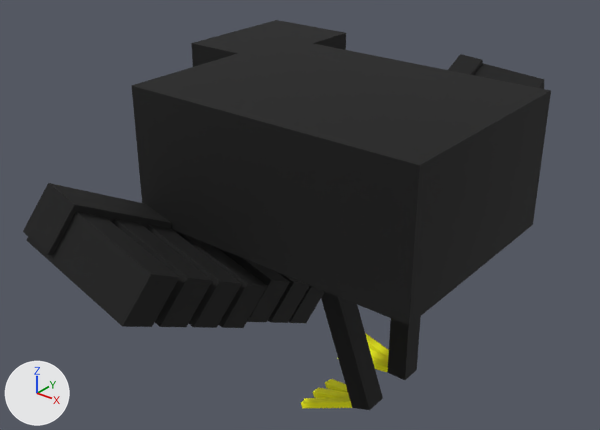
One commit to the FBX model GameTemplate/Game/Assets/modelData/karasu/karasuu.fbx: the scene before it, then after it.
One viewpoint serves both versions: a camera (50 mm lens) standing at (1.008, -1.636, 1.012) and looking at (-0.246, -0.067, 0.039). Arrows for +X, +Y and +Z are at lower left; the lights stay in place. Where no turn or scale is listed for an object, it has been applied to the vertices.
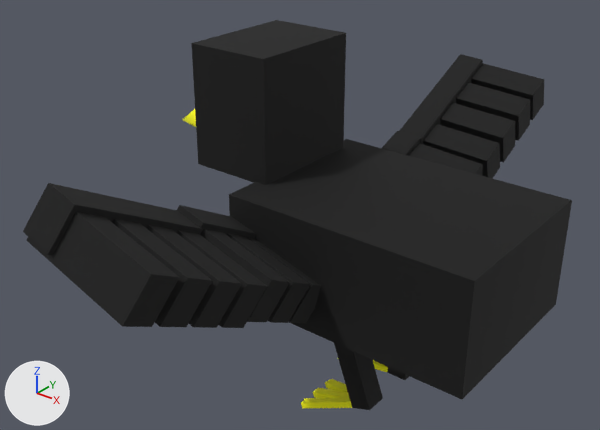
The change, as JSON lines over the scene's bpy script:
```json
{"op": "set", "path": "ob_box001.location", "old": "(0.057, -0.32, 0.212)", "new": "(0.031, -0.023, -0.144)"}
```

Where the change shows, as pixel boxes [x1, y1, x2, y2] in the pictures (600 x 430 px):
```json
{"object": "Box001", "change": "moved", "before": [132, 39, 551, 325], "after": [229, 139, 572, 399]}
{"object": "Box002", "change": "unchanged, uncovered by the edit", "before": [191, 20, 346, 67], "after": [191, 20, 346, 185]}
{"object": "Box036", "change": "unchanged, uncovered by the edit", "before": [448, 54, 483, 75], "after": [400, 54, 483, 145]}
{"object": "Box035", "change": "unchanged, uncovered by the edit", "after": [440, 103, 515, 163]}
{"object": "Box039", "change": "unchanged, uncovered by the edit", "after": [423, 124, 500, 179]}
```
